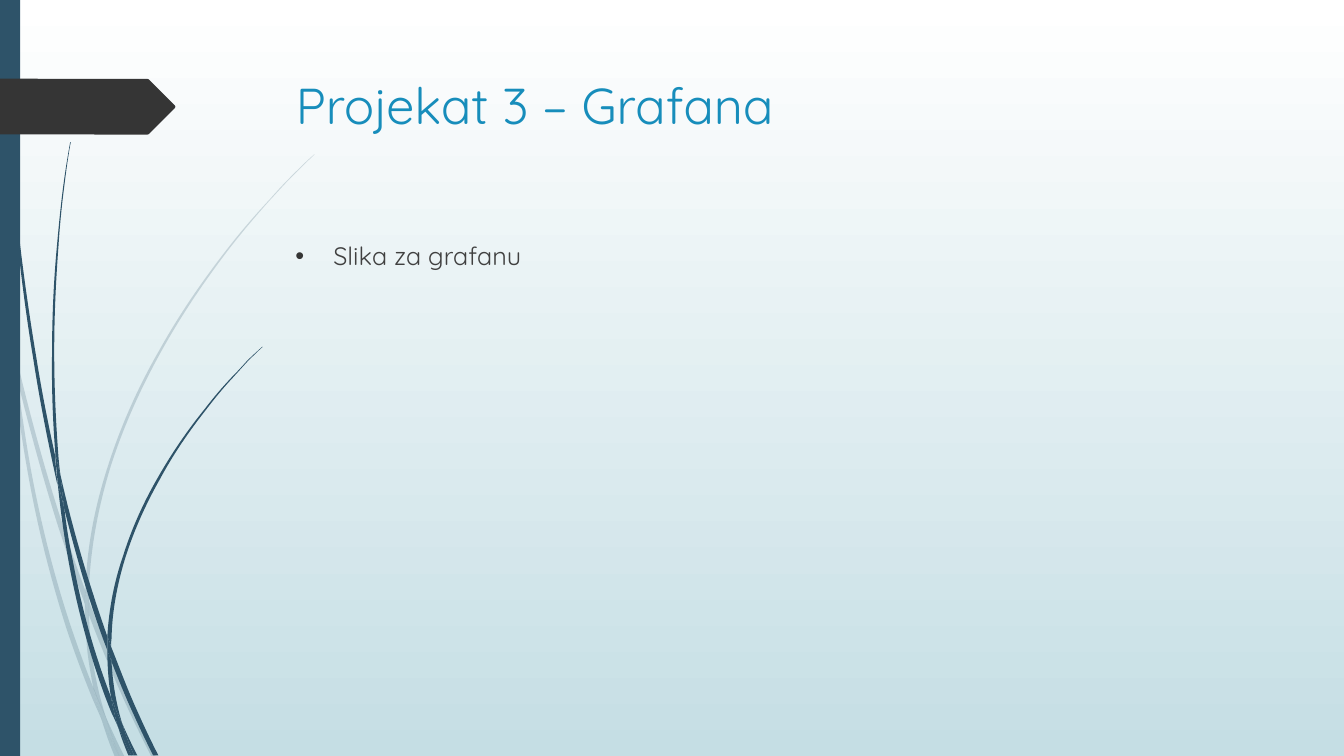
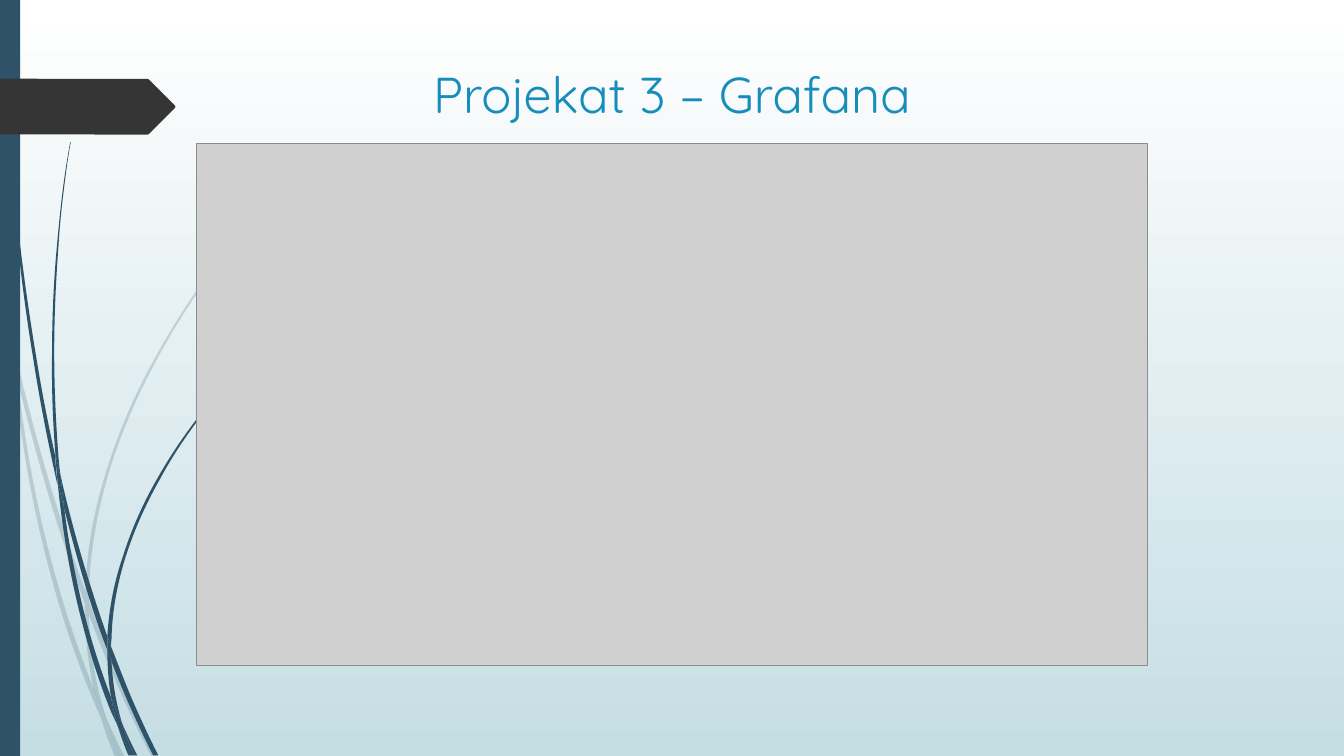
Before and after one commit to TeaMitic/SOA, a slide deck: slide 17 of Prezentacija projekata/Servisno-orijentisane arhitekture – Projekti.pptx. Drawn at 1344x756 pixels with LibreOffice and Linux fonts; fonts in the diff are those of the drawing; grey boxes stand for pictures. Boxes give left, top, right and bottom in pixels: in the first picture for what was removed or moved away, otherwise in the second. Text is boxed around its words. In the diff, an @@ line names an element or a change of style, - is before the commit and + after.

Commit message:
grafana fixed

```diff
--- a/Prezentacija projekata/Servisno-orijentisane arhitekture – Projekti.pptx
+++ b/Prezentacija projekata/Servisno-orijentisane arhitekture – Projekti.pptx
@@ title "Projekat 3 – Grafana": place and size @@
-title "Projekat 3 – Grafana" at bbox=[296, 87, 774, 134]
+title "Projekat 3 – Grafana" at bbox=[433, 75, 911, 123]
@@ title "Projekat 3 – Grafana" at bbox=[433, 75, 911, 123]: alignment left to centre @@
@@ picture added at bbox=[197, 144, 1148, 665] @@
@@ text removed at bbox=[333, 246, 521, 270] @@
-• Slika za grafanu
```
Also in this commit, not shown: 3 other files.
